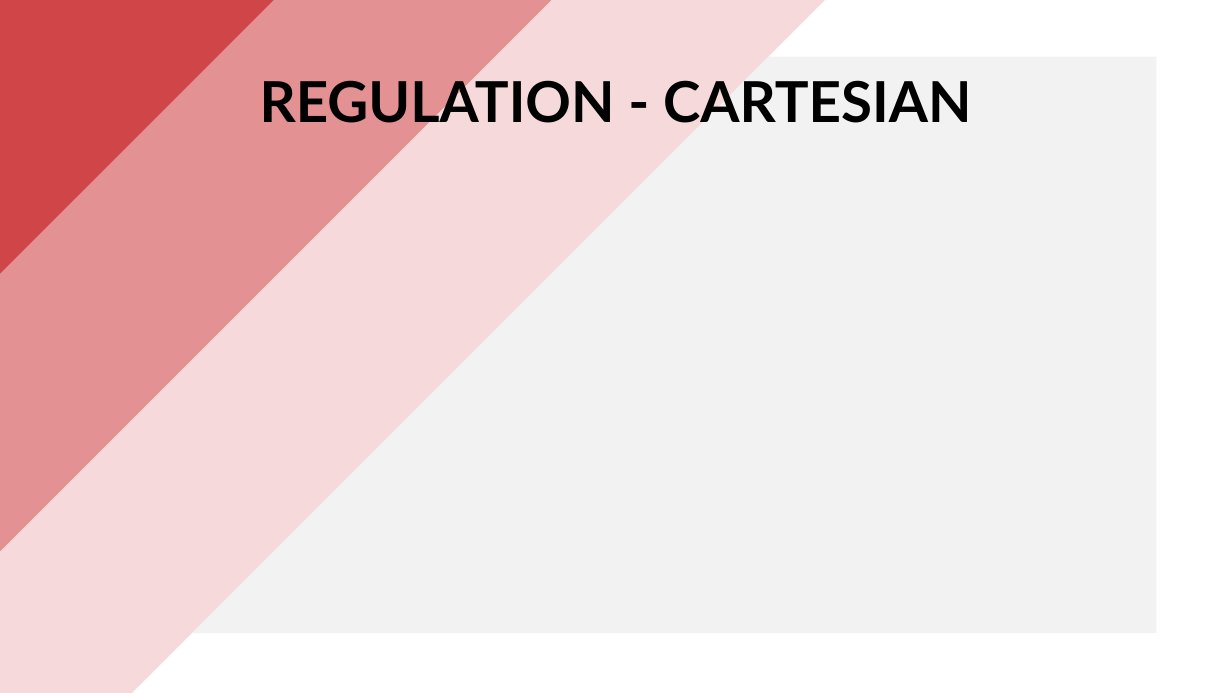
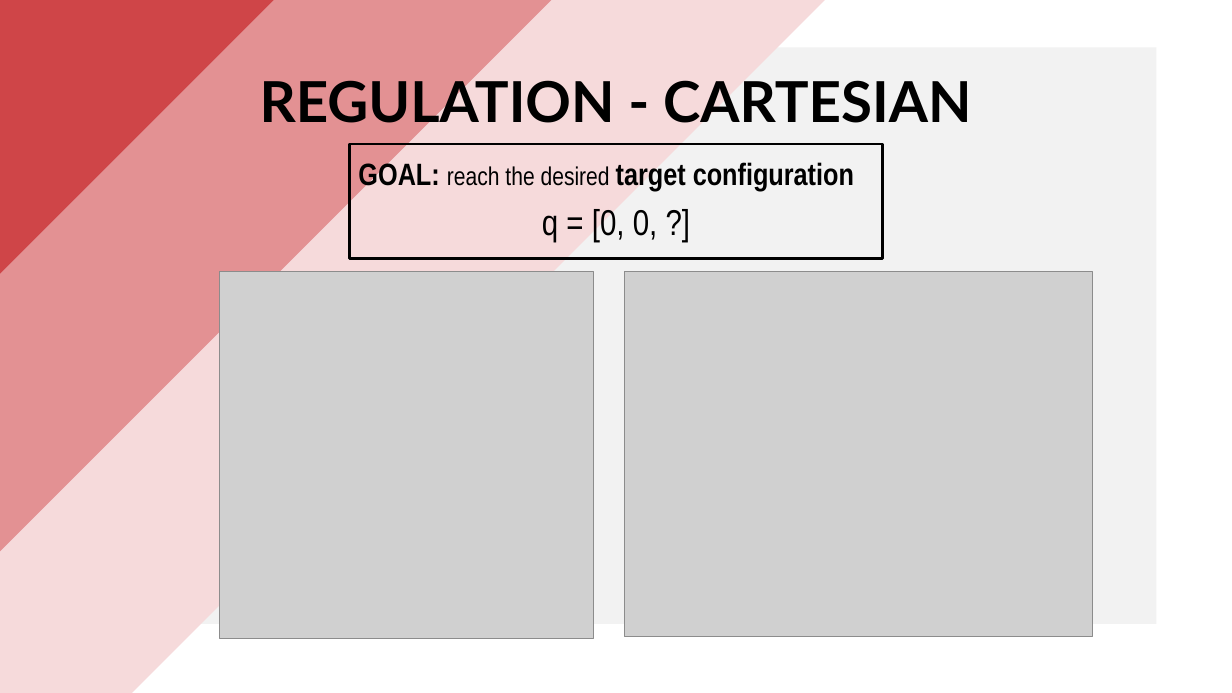
Before and after one commit to PippoGot/R-C2, a slide deck: slide 5 of documentation/presentation.pptx. Drawn at 1232x693 pixels with LibreOffice and Linux fonts; fonts in the diff are those of the drawing; grey boxes stand for pictures. Boxes give left, top, right and bottom in pixels: in the first picture for what was removed or moved away, otherwise in the second. Text is boxed around its words. In the diff, an @@ line names an element or a change of style, - is before the commit and + after.

```diff
--- a/documentation/presentation.pptx
+++ b/documentation/presentation.pptx
@@ rectangle: place and size @@
-rectangle at <box>76,56,1157,633</box>
+rectangle at <box>76,47,1157,624</box>
@@ text added at <box>349,144,883,258</box>, outline #000000 2.25 pt, 24 pt, text #000000, bold @@
+GOAL: reach the desired target configuration
+q = [0, 0, ?]
@@ picture added at <box>220,272,593,639</box> @@
@@ picture added at <box>625,272,1093,636</box> @@
```
Also in this commit, not shown: 4 other slides changed, 8 slides added, 2 slides removed, 17 other files.
